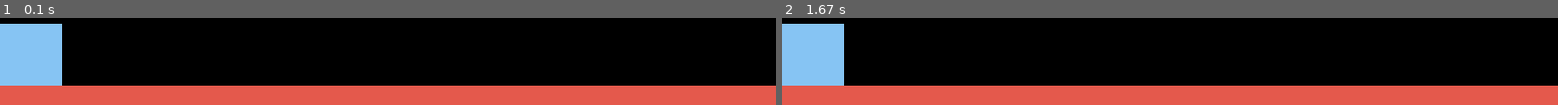
Above: before the commit, frames 1-2 (left to right).
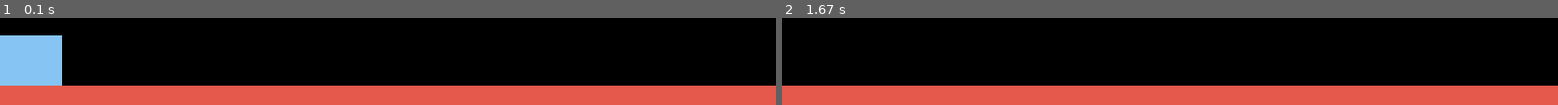
Above: after the commit, the same moments.

Repository: Adit-Vij/Simple-pygame-platformer
Game: pygame game, started from Src/Scripts/MainWindow.py
Two runs of this game, one before a commit and one after it. Both use one fixed random seed, a clock stepped at 60 frames per second and the inputs below.
Inputs:
- Up to frame 1 (0.1 s): no input
- Up to frame 2 (1.67 s): no input

The runs differ from the first frame. In frame 1, 1.1% of the frame differs, in the area x 0-8%, y 6-20%; in frame 2, 5.7%, in the area x 0-8%, y 6-78%.

Commit message:
Updated Player.py

Diff:
--- a/Src/Scripts/MainWindow.py
+++ b/Src/Scripts/MainWindow.py
@@ -8,7 +8,7 @@
 WIDTH = 800
 HEIGHT = 600
 FPS = 60
-ACCELERATION = 0.5
+ACCELERATION = 0.7
 FRICTION = -0.12
 
 FramesPerSecond = pygame.time.Clock()
--- a/Src/Scripts/Player.py
+++ b/Src/Scripts/Player.py
@@ -1,7 +1,8 @@
 import pygame
+import Platform
 
 class Player (pygame.sprite.Sprite):
-    def __init__(self,x: int,y: int, w: int, h: int):
+    def __init__(self,x: int,y: int, w: int, h: int ):
         super().__init__()
         self.vector =pygame.math.Vector2
         self.surface = pygame.Surface((w,h))
@@ -12,7 +13,7 @@
         self.acc = self.vector(0, 0)
 
     def move(self, accelaration, friction, screen_width):
-        self.acc = self.vector(0, 0)
+        self.acc = self.vector(0, 0.5)
 
         pressed_key = pygame.key.get_pressed()
         if pressed_key[pygame.K_a]:
@@ -26,3 +27,13 @@
 
 
         self.rectangle.midbottom = self.pos
+
+    def get_world_objects(self, player, platforms: pygame.sprite.Group, boolean):
+        self._player = player
+        self._platforms = platforms
+        self._boolean = boolean
+
+
+
+    def update(self):
+        hits = pygame.sprite.spritecollide(PLAYER)
